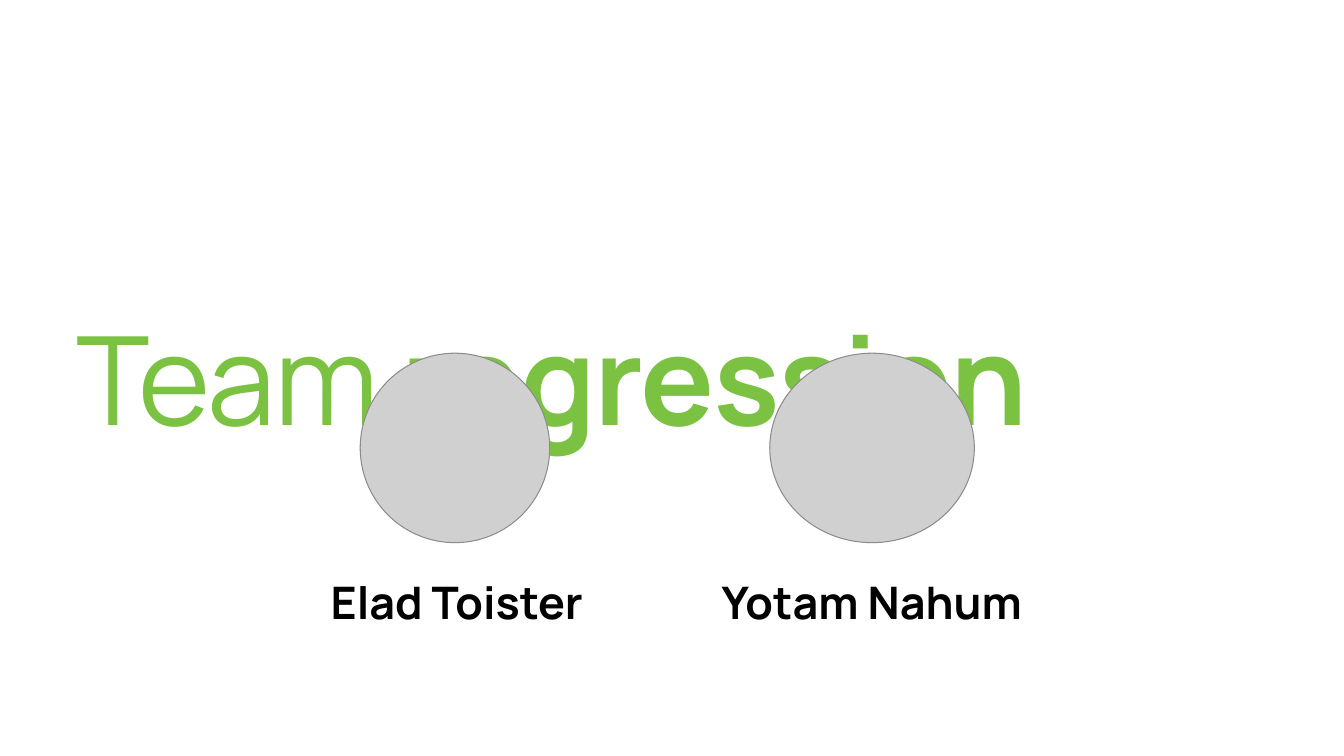
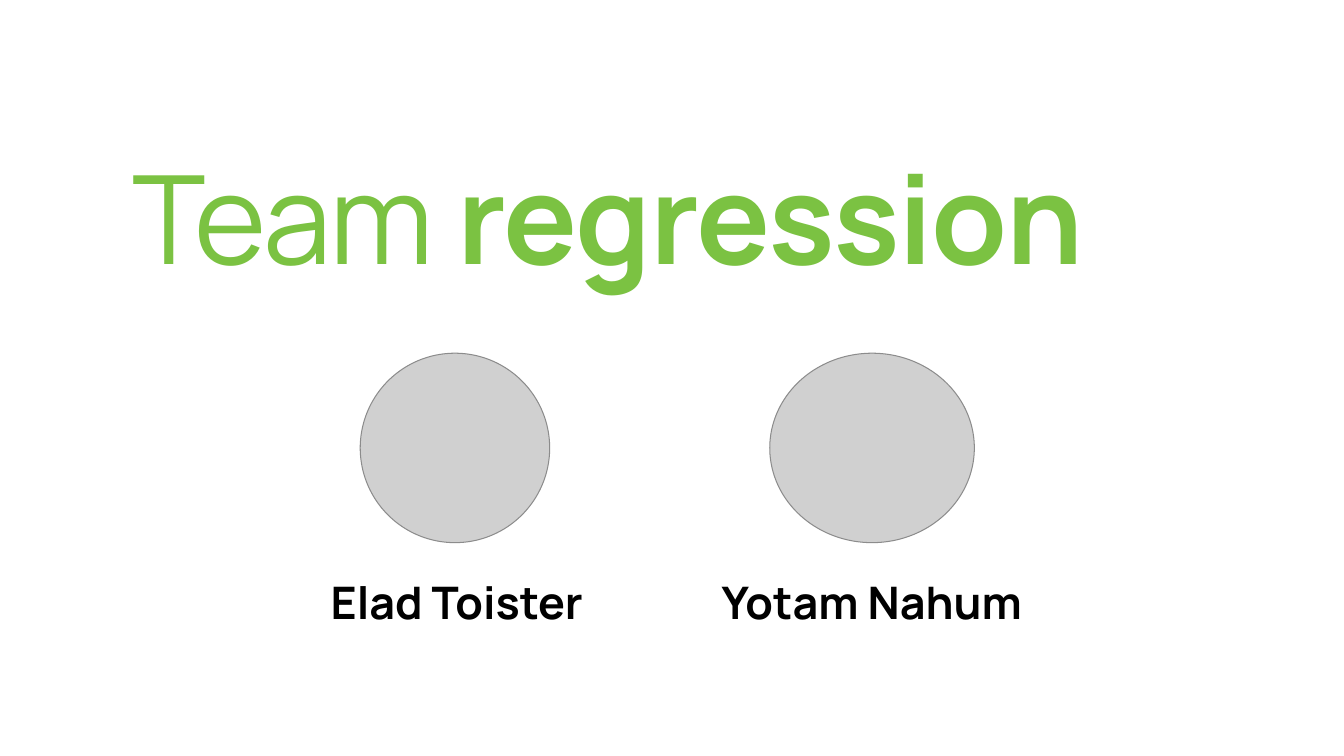
Before and after one commit to etoister/Kickstarter, a slide deck: slide 2 of KO final.pptx. Drawn at 1344x756 pixels with LibreOffice and Linux fonts; fonts in the diff are those of the drawing; grey boxes stand for pictures. Boxes give left, top, right and bottom in pixels: in the first picture for what was removed or moved away, otherwise in the second. Text is boxed around its words. In the diff, an @@ line names an element or a change of style, - is before the commit and + after.

```diff
--- a/KO final.pptx
+++ b/KO final.pptx
@@ title "Team regression" moved from (x1=77, y1=334, x2=1028, y2=458) to (x1=132, y1=173, x2=1083, y2=296) @@
```
Also in this commit, not shown: 4 other slides changed.
